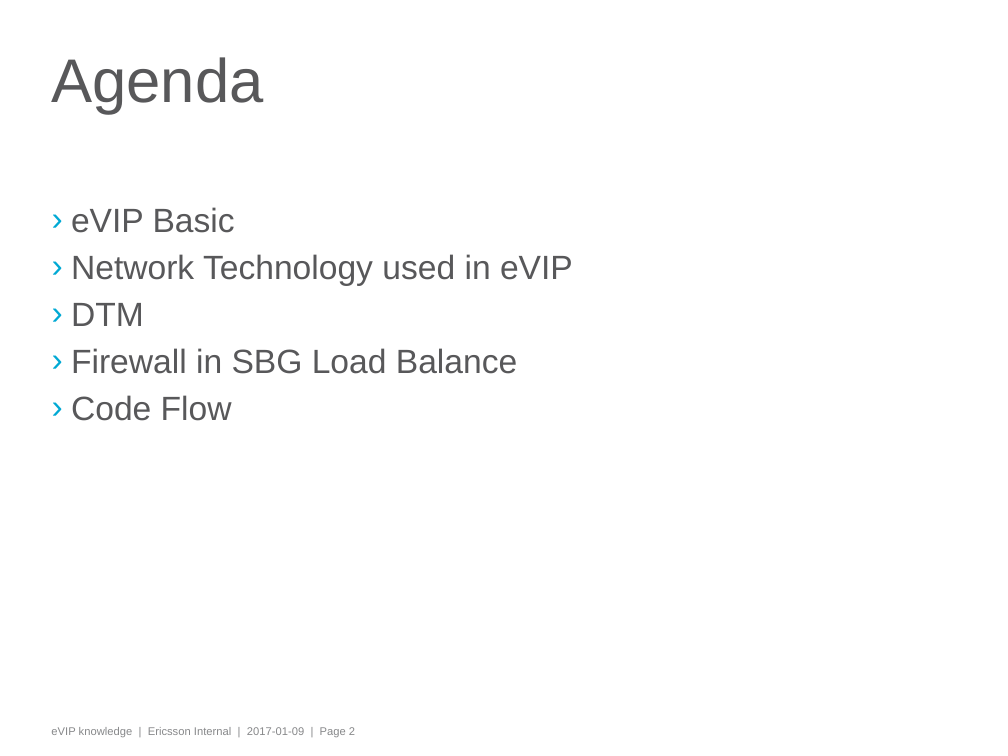
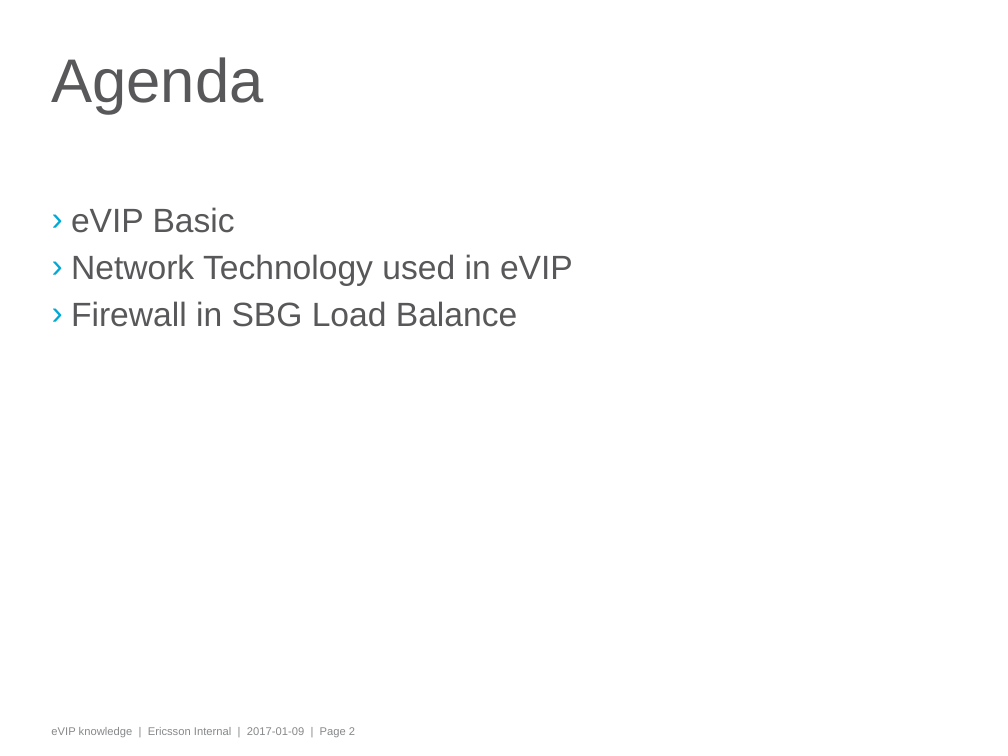
Before and after one commit to odking/mecome, a slide deck: slide 2 of sbg/eVIP knowledge.pptx. Drawn at 1008x756 pixels with LibreOffice and Linux fonts; fonts in the diff are those of the drawing; background and template pictures are left out. Boxes give left, top, right and bottom in pixels: in the first picture for what was removed or moved away, otherwise in the second. Text is boxed around its words. In the diff, an @@ line names an element or a change of style, - is before the commit and + after.

```diff
--- a/sbg/eVIP knowledge.pptx
+++ b/sbg/eVIP knowledge.pptx
@@ text at [71, 303, 144, 326]: paragraph removed @@
-› DTM
@@ text at [71, 395, 232, 421]: paragraph removed @@
-› Code Flow
```
Also in this commit, not shown: 5 other slides changed, 3 slides added, 2 slides removed, 10 other files.
